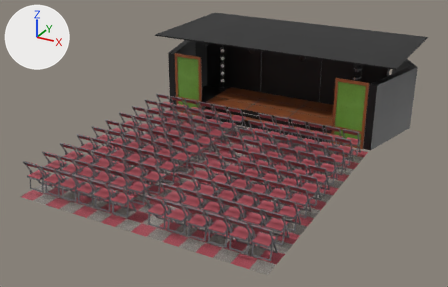
Two versions of the Blender file stage00/stage00.blend, one commit apart.
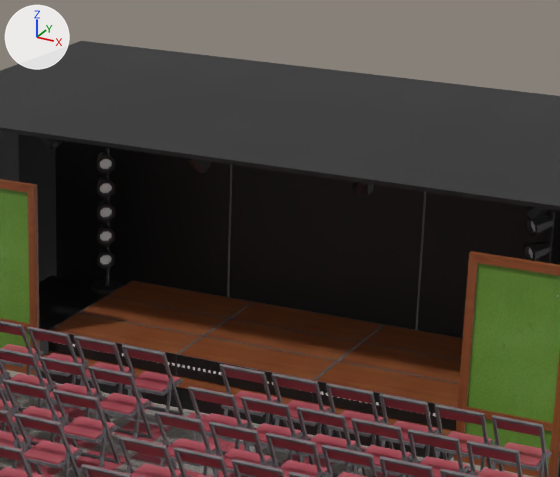
There are two pictures of each version: one whole from a camera (50 mm lens) standing at (25.4, -58.2, 23.6) and looking at (-0.7, -10.7, -0.2), one close up on the part from 42% to 81% of the width and 0% to 52% of the height. Lighting does not change. The marker at upper left points along +X, +Y and +Z.

The first close-up shows 'Back-Wall-Panel', 'Butai-Sode', 'Carpet', 'Ceiling', 'Chair-Simple.101', 'Chair-Simple.102', 'Chair-Simple.113', 'Chair-Simple.114', 'Side-Light-Array', 'Side-Wall', 'Wood-Floor', 'Wood-Floor-Base'.
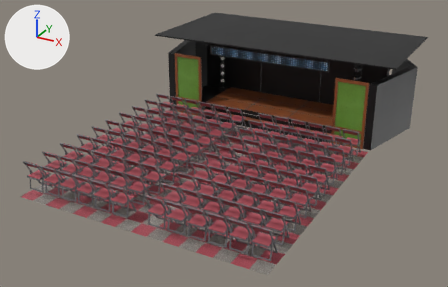
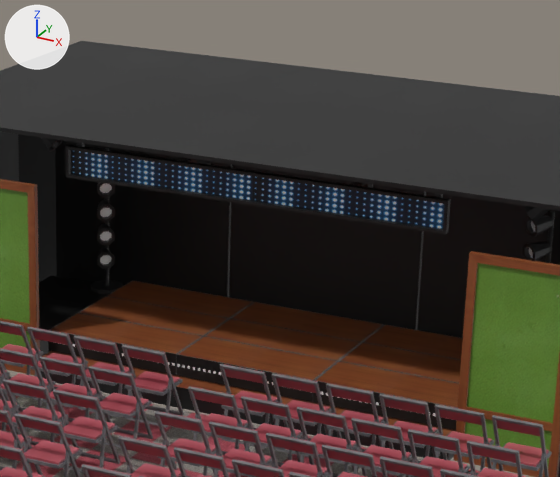
Commit message: Add LED Display for stage00

Where the change shows, as pixel boxes (x1, y1, x2, y2) in the close-ups (560 x 477 px):
'Cube', added: after (66, 143, 451, 234)

Diff of the bpy script that builds the scene:
```diff
--- a/stage00/stage00.blend.py
+++ b/stage00/stage00.blend.py
@@ me_cube_008 @@
+me_cube_008.from_pydata(...)  # 32 vertices, 26 faces; spans x -6.5..6.56, y -3.18..-2.77, z 5.87..7.25
+me_cube_008.materials.append(mat_stage00_png)  # picture img_stage00_png
@@ ob_cube @@
+ob_cube = bpy.data.objects.new('Cube', me_cube_008)
+ob_cube.location = (0.0, 0.0, 0.0)
```
